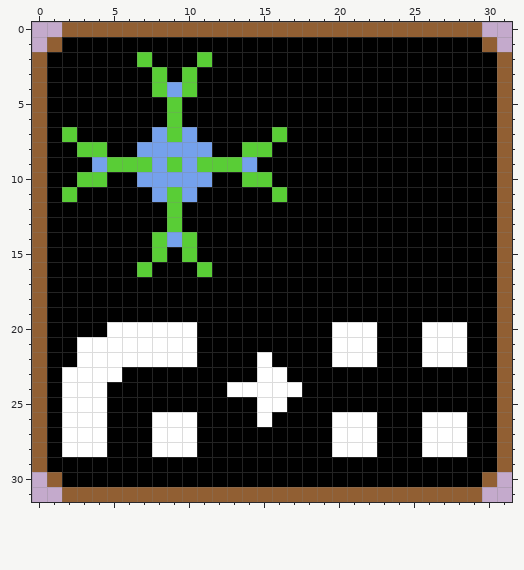
One commit to this pixel-art sprite: data/textures/shop_pane_green.png. The first picture shows the starting point.
The file is 32x32 pixels.
Once edited:
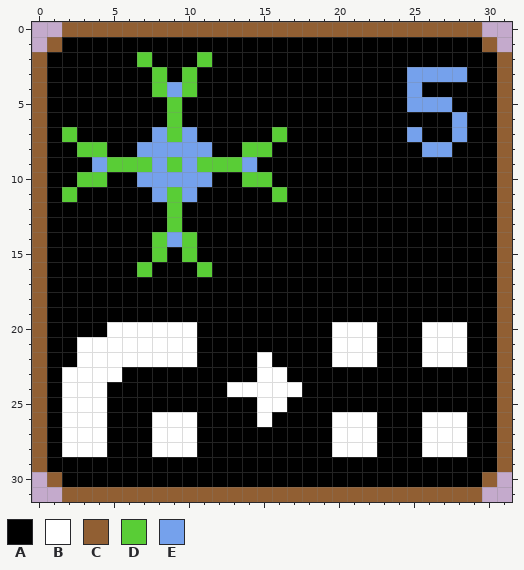
Palette (. is transparent): A #000000  B #ffffff  C #915f33  D #59cd36  E #75a1ec
Message: Added shop prices and fixed mitosis counter color
Change:
The author changed colour A to colour E in row 3 at x 25 to 28; in row 4 at x 25; in row 5 at x 25 to 27; in row 6 at x 28; in row 7 at x 25 and 28; in row 8 at x 26 to 27.
